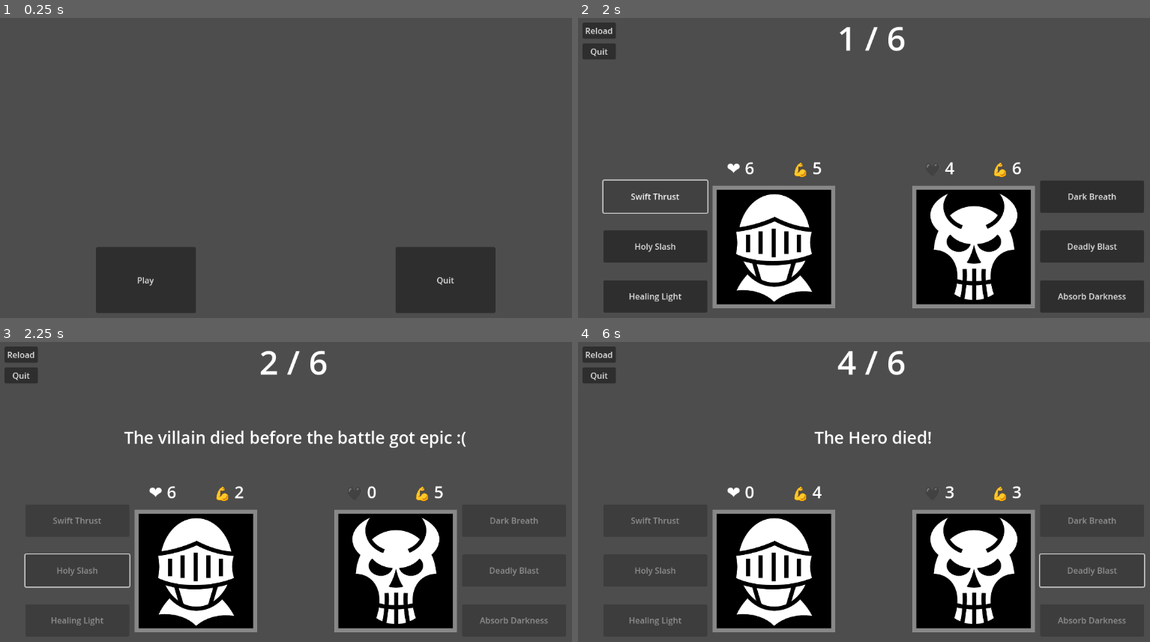
Above: before the commit, frames 1-4 (two rows, left to right).
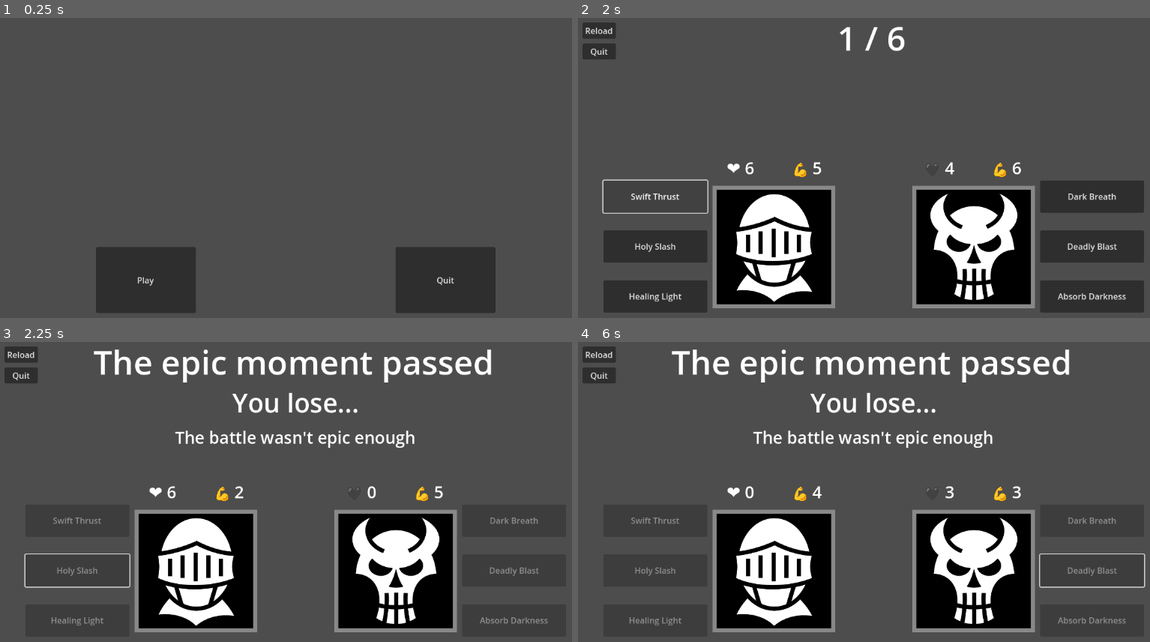
Above: after the commit, the same moments.

Repository: mtcruz/EPICNESS
Game: Godot game, scene res://main.tscn
The game is run twice, just before and just after one commit, with the same random seed, the same clock (stepped at 60 frames per second) and the same inputs.
Inputs:
- Up to frame 1 (0.25 s): no input
- Up to frame 2 (2 s): click "Play" at 0.5 s; click "Swift Thrust" at 1.25 s
- Up to frame 3 (2.25 s): click "Holy Slash" at 2 s
- Up to frame 4 (6 s): click "Reload" at 2.75 s; click "Healing Light" at 3.5 s; click "Dark Breath" at 4.25 s; click "Absorb Darkness" at 5 s; click "Deadly Blast" at 5.75 s

Frames 1-2 are identical in both runs. In frame 3, 3.9% of the frame differs, in the area x 16-86%, y 2-36%; in frame 4, 3.6%.

Commit message:
Polish epicness system
The game had end points different than those I wanted. This polishes it to its final form, correcting the end point and improving the messages

Diff:
--- a/Luta.gd
+++ b/Luta.gd
@@ -10,6 +10,7 @@
 @export var stamina_villain_max = 6
 @export var epicness_current = 0
 @export var epicness_max = 6
+var epicness_reached_peak = false
 var game_is_over = false
 var actor # the character making the action
 var action_was_taken # a character made an action?
@@ -26,11 +27,18 @@
 	$VillainHealth.set_text("🖤 %d" % [health_villain])
 	$HeroStamina.set_text("💪 %d" % [stamina_hero])
 	$VillainStamina.set_text("💪 %d" % [stamina_villain])
-	$Turns.set_text("%d / %d" % [epicness_current, epicness_max])
+	if epicness_current != 5:
+		$Turns.set_text("%d / %d" % [epicness_current, epicness_max])
+	elif epicness_current == 5 and not epicness_reached_peak:
+		$Turns.set_text("Max Epicness near")
+		$SubMessage.set_text("End the battle now!")
+	else:
+		$Turns.set_text("%d / %d" % [epicness_current, epicness_max])
 	check_stamina()
 	check_damage()
 	check_gameover()
 
+# Combate ######################################################################
 
 # Deactivates buttons in case there is not enough stamina
 func check_stamina(): # Beware, this is ugly[]
@@ -91,9 +99,63 @@
 		health_damage = 0
 		stamina_cost = 0
 		stamina_damage = 0
-		epicness_current += 1
 		action_was_taken = false
 		actor = "none"
+		manage_epicness()
+
+
+# Manage epicness
+func manage_epicness():
+	epicness_current += 1
+
+	if epicness_current == 6:
+		epicness_reached_peak = true
+		check_gameover()
+
+
+# Ganhando e perdendo ##########################################################
+
+func check_gameover():
+	if epicness_current == epicness_max and health_villain == 0:
+		win()
+	elif health_hero == 0:
+		lose()
+	elif health_villain == 0:
+		lose()
+	elif epicness_reached_peak:
+		lose()
+
+func win():
+	$Turns.set_text("MAX EPICNESS ACHIEVED")
+	$Message.text = str("You win!")
+	if health_hero == 0:
+		$SubMessage.text = str("The hero's sacrifice will not be forgotten!")
+	else:
+		$SubMessage.text = str("The villain was slain epically!")
+	game_is_over = true
+	disable_buttons()
+
+func lose(): # Differentes mensagens a depender de quem morreu
+	$Turns.set_text("The epic moment passed")
+	$Message.text = str("You lose...")
+	if epicness_reached_peak:
+		$SubMessage.text = str("The Monarch lost its interest in the battle")
+	elif epicness_current != epicness_max:
+		$SubMessage.text = str("The battle wasn't epic enough")
+	elif health_villain <= 0:
+		$SubMessage.text = str("The villain died before the battle got epic")
+	elif health_hero <= 0:
+		$SubMessage.text = str("The Hero died")
+	game_is_over = true
+	disable_buttons()
+
+func disable_buttons():
+	$hero_move_1.disabled = true
+	$hero_move_2.disabled = true
+	$hero_move_3.disabled = true
+	$villain_move_1.disabled = true
+	$villain_move_2.disabled = true
+	$villain_move_3.disabled = true
 
 
 # Habilidades de cada personagem ###############################################
@@ -127,39 +189,6 @@
 	stamina_cost = -6
 
 
-# Ganhando e perdendo ##########################################################
-
-func check_gameover():
-	if epicness_current == epicness_max and health_villain == 0:
-		win()
-	elif health_hero == 0:
-		lose()
-	elif health_villain == 0:
-		lose()
-
-func win():
-	$Message.text = str("You win!")
-	$SubMessage.text = str("Villain was slain epically")
-	game_is_over = true
-	disable_buttons()
-
-func lose(): # Differentes mensagens a depender de quem morreu
-	if health_villain <= 0:
-		$SubMessage.text = str("The villain died before the battle got epic :(")
-	elif health_hero <= 0:
-		$SubMessage.text = str("The Hero died!")
-	game_is_over = true
-	disable_buttons()
-
-func disable_buttons():
-	$hero_move_1.disabled = true
-	$hero_move_2.disabled = true
-	$hero_move_3.disabled = true
-	$villain_move_1.disabled = true
-	$villain_move_2.disabled = true
-	$villain_move_3.disabled = true
-
-
 # Funcionalidades ##############################################################
 
 func _on_reload_button_down():
